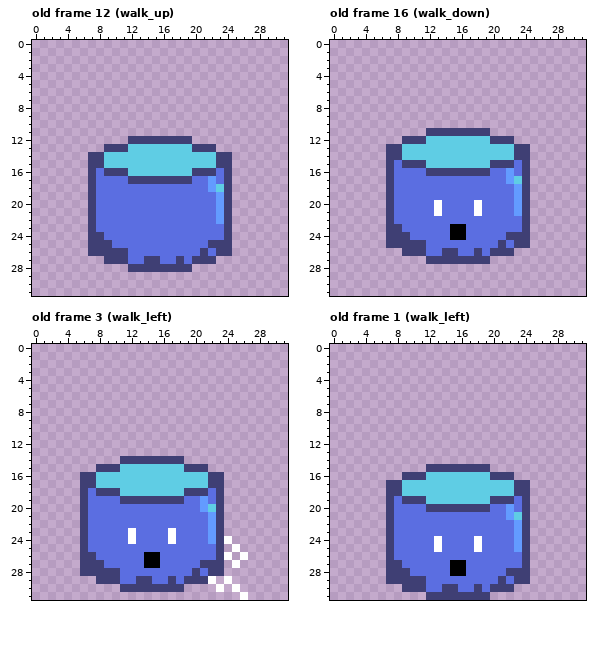
Pixel-art file, stored at assets/cyndi_cylinder.aseprite. Above, as it was before the edit.
32x32 pixels, 22 frames. Shown: old frame 12 (walk_up), old frame 16 (walk_down), old frame 3 (walk_left), old frame 1 (walk_left). The commit also changed other frames, which this record leaves out.
The result:
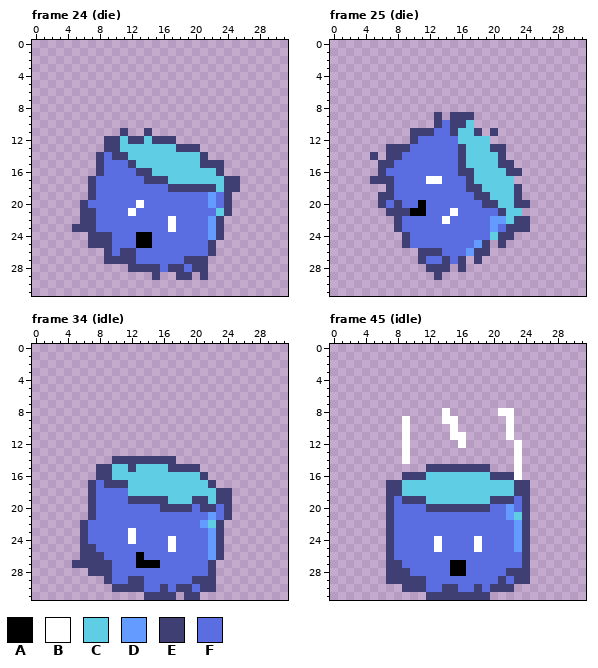
Palette (. is transparent): A #000000  B #ffffff  C #5fcde4  D #639bff  E #3f3f74  F #5b6ee1
A new or re-ordered frame is compared with the old frame closest to it.
Changes in this commit:
frames 22 -> 46
--- frame 24 (die) is new; against old frame 12 (walk_up)
@@ x 0..31 @@
 10 ................................
-11 ................................
-12 ............EEEEEEEE............
-13 .........EEECCCCCCCCEEE.........
-14 .......EECCCCCCCCCCCCCCEE.......
-15 .......EECCCCCCCCCCCCCCEE.......
-16 .......EFEEECCCCCCCCEEEFE.......
-17 .......EFFFFEEEEEEEEFFDFE.......
-18 .......EFFFFFFFFFFFFFFDCE.......
-19 .......EFFFFFFFFFFFFFFFDE.......
-20 .......EFFFFFFFFFFFFFFFDE.......
-21 .......EFFFFFFFFFFFFFFFDE.......
-22 .......EFFFFFFFFFFFFFFFDE.......
-23 .......EFFFFFFFFFFFFFFFFE.......
-24 .......EEFFFFFFFFFFFFFFFE.......
-25 .......EEEFFFFFFFFFFFFEEE.......
-26 .......EEEEEFFFFFFFFFEFEE.......
-27 .........EEEFFEEFFEFEEE.........
-28 ............EEEEEEEE............
-29 ................................
+11 ...........E..E.................
+12 .........EECEECEEE..............
+13 .........EECCCCCCCEEE...........
+14 ........EFEECCCCCCCCCE..........
+15 ........EFFFECCCCCCCCEEE........
+16 ........EFFFFEECCCCCCCCE........
+17 .......EFFFFFFEEECCCCCCCEE......
+18 .......EFFFFFFFFFEEEEEECEE......
+19 .......EFFFFFFFFFFFFFFDFE.......
+20 ......EFFFFFFBFFFFFFFFDFE.......
+21 ......EEFFFFBFFFFFFFFFFCE.......
+22 ......EEFFFFFFFFFBFFFFDE........
+23 .....EEEFFFFFFFFFBFFFFDE........
+24 .......EEEFFFAAFFFFFFFDE........
+25 .......EEEFFFAAFFFFFFFE.........
+26 .........EFEEFFFFFFFFFE.........
+27 .........EEEEFFFFFFEEE..........
+28 ............EEEEFEEFEE..........
+29 ...............E..EE.E..........
 30 ................................
--- frame 25 (die) is new; against old frame 16 (walk_down)
@@ x 0..31 @@
  8 ................................
- 9 ................................
-10 ................................
-11 ............EEEEEEEE............
-12 .........EEECCCCCCCCEEE.........
-13 .......EECCCCCCCCCCCCCCEE.......
-14 .......EECCCCCCCCCCCCCCEE.......
-15 .......EFEEECCCCCCCCEEEFE.......
-16 .......EFFFFEEEEEEEEFFDFE.......
-17 .......EFFFFFFFFFFFFFFDCE.......
-18 .......EFFFFFFFFFFFFFFFDE.......
-19 .......EFFFFFFFFFFFFFFFDE.......
-20 .......EFFFFFBFFFFBFFFFDE.......
-21 .......EFFFFFBFFFFBFFFFDE.......
-22 .......EFFFFFFFFFFFFFFFFE.......
-23 .......EEFFFFFFAAFFFFFFFE.......
-24 .......EEEFFFFFAAFFFFFEEE.......
-25 .......EEEEEFFFFFFFFFEFEE.......
-26 .........EEEFFEEFFEFEEE.........
-27 ............EEEEEEEE............
-28 ................................
-29 ................................
+ 9 .............E.EEE..............
+10 .............EFEEC..............
+11 ..........EEEFFECCE.E...........
+12 ..........EFFFFFCCCC............
+13 .......EEEFFFFFFECCCEE..........
+14 .....E.EEFFFFFFFECCCCE..........
+15 ......EEFFFFFFFFECCCCEE.........
+16 ......EFFFFFFFFFEECCCCEE........
+17 .....EEEFFFFBBFFFECCCCC.........
+18 .......EFFFFFFFFFEECCCCE........
+19 ......EEFFFFFFFFFFEECCCE........
+20 ......EFEFFAFFFFFFFEECCEE.......
+21 .......EEEAAFFFBFFFFFECC........
+22 ........EFFFFFBFFFFFDDCEE.......
+23 ........EFFFFFFFFFFFDFEEE.......
+24 .........EFFFFFFFFFFCEE.........
+25 .........EFFFFFFFFDE.E..........
+26 ...........EEEFFFDEE............
+27 ...........EFFEFE.E.............
+28 ............EEE.E...............
+29 .............E..................
 30 ................................
--- frame 34 (idle) is new; against old frame 3 (walk_left)
@@ x 0..31 @@
 13 ................................
-14 ...........EEEEEEEE.............
-15 ........EEECCCCCCCCEEE..........
-16 ......EECCCCCCCCCCCCCCEE........
-17 ......EECCCCCCCCCCCCCCEE........
-18 ......EFEEECCCCCCCCEEEFE........
-19 ......EFFFFEEEEEEEEFFDFE........
-20 ......EFFFFFFFFFFFFFFDCE........
-21 ......EFFFFFFFFFFFFFFFDE........
-22 ......EFFFFFFFFFFFFFFFDE........
-23 ......EFFFFFBFFFFBFFFFDE........
-24 ......EFFFFFBFFFFBFFFFDEB.......
-25 ......EFFFFFFFFFFFFFFFFE.B......
-26 ......EEFFFFFFAAFFFFFFFEB.B.....
-27 ......EEEFFFFFAAFFFFFEEE.B......
-28 ......EEEEEFFFFFFFFFEFEE........
-29 ........EEEFFEEFFEFEEEB.B.......
-30 ...........EEEEEEEE....B.B......
-31 ..........................B.....
+14 ..........EEEEEEEE..............
+15 ........EECCECCCCEEEE...........
+16 ........EECCCCCCCCCCCE..........
+17 .......EFEEECCCCCCCCCCE.........
+18 .......EFFFFCCCCCCCCCCCEE.......
+19 .......EFFFFEEEEECCCEECEE.......
+20 .......EFFFFFFFFEEEEFEEFE.......
+21 .......EFFFFFFFFFFFFFFDFE.......
+22 ......EFFFFFFFFFFFFFFDCE........
+23 ......EFFFFFBFFFFFFFFFDE........
+24 ......EFFFFFBFFFFBFFFFDE........
+25 ......EEFFFFFFFFFBFFFFDE........
+26 ......EEEFFFFAFFFFFFFFDE........
+27 .....EEEEEFFFAAAFFFFFFE.........
+28 .......EEEFFFFFFFFFFFFE.........
+29 .........EFFEEFFFFFFEEE.........
+30 ..........EEEEFFEFEEFEE.........
+31 ..............EEEE.EE...........
--- frame 45 (idle) is new; against old frame 1 (walk_left)
@@ x 7..25 @@
  7 ...................
- 8 ...................
- 9 ...................
-10 ...................
-11 ...................
-12 ...................
-13 ...................
-14 ...................
-15 .....EEEEEEEE......
-16 ..EEECCCCCCCCEEE...
+ 8 .......B......BB...
+ 9 ..B....BB......B...
+10 ..B.....B......B...
+11 ..B.....BB.....B...
+12 ..B......B......B..
+13 ..B.............B..
+14 ..B.............B..
+15 .....EEEEEEEE...B..
+16 ..EEECCCCCCCCEEEB..
 17 EECCCCCCCCCCCCCCEE.
Changed places in both pictures, as pixel boxes (x1, y1, x2, y2):
changed: (72, 128, 240, 280)
changed: (370, 112, 530, 280)
changed: (72, 456, 248, 600)
added: (402, 408, 466, 464)
added: (498, 408, 522, 480)
